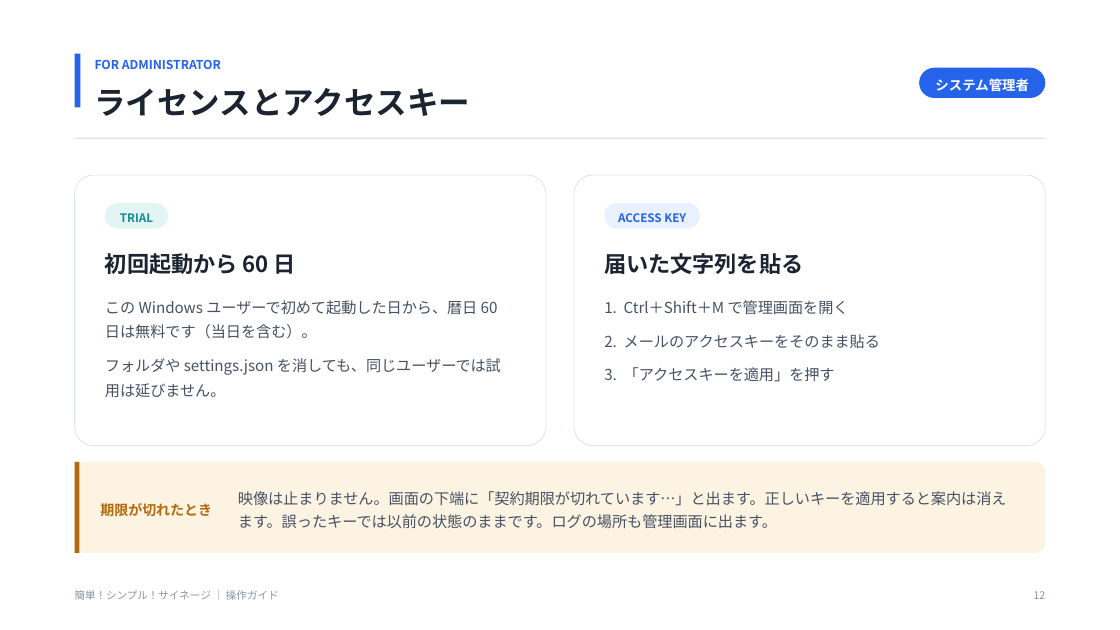
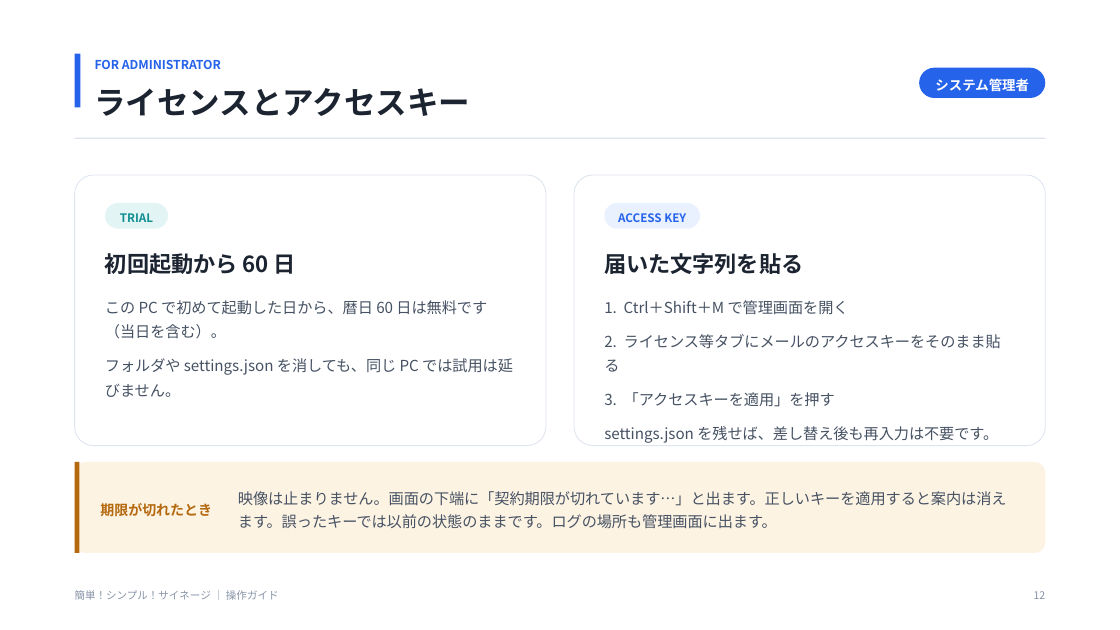
Before and after one commit to kamanori3/SimpleDigitalSignage, a slide deck: slide 12 of docs/操作ガイド.pptx. Drawn at 1120x630 pixels with LibreOffice and Linux fonts; fonts in the diff are those of the drawing. Boxes give left, top, right and bottom in pixels: in the first picture for what was removed or moved away, otherwise in the second. Text is boxed around its words. In the diff, an @@ line names an element or a change of style, - is before the commit and + after.

```diff
--- a/docs/操作ガイド.pptx
+++ b/docs/操作ガイド.pptx
@@ text at [105, 300, 513, 397]: text changed @@
-この Windows ユーザーで初めて起動した日から、暦日 60 日は無料です（当日を含む）。
-フォルダや settings.json を消しても、同じユーザーでは試用は延びません。
+この PC で初めて起動した日から、暦日 60 日は無料です（当日を含む）。
+フォルダや settings.json を消しても、同じ PC では試用は延びません。
@@ text at [604, 334, 1001, 372]: text changed @@
-2. メールのアクセスキーをそのまま貼る
+2. ライセンス等タブにメールのアクセスキーをそのまま貼る
@@ text at [604, 426, 998, 443]: paragraph added @@
+settings.json を残せば、差し替え後も再入力は不要です。
```
Also in this commit, not shown: 7 other slides changed, 15 other files.
